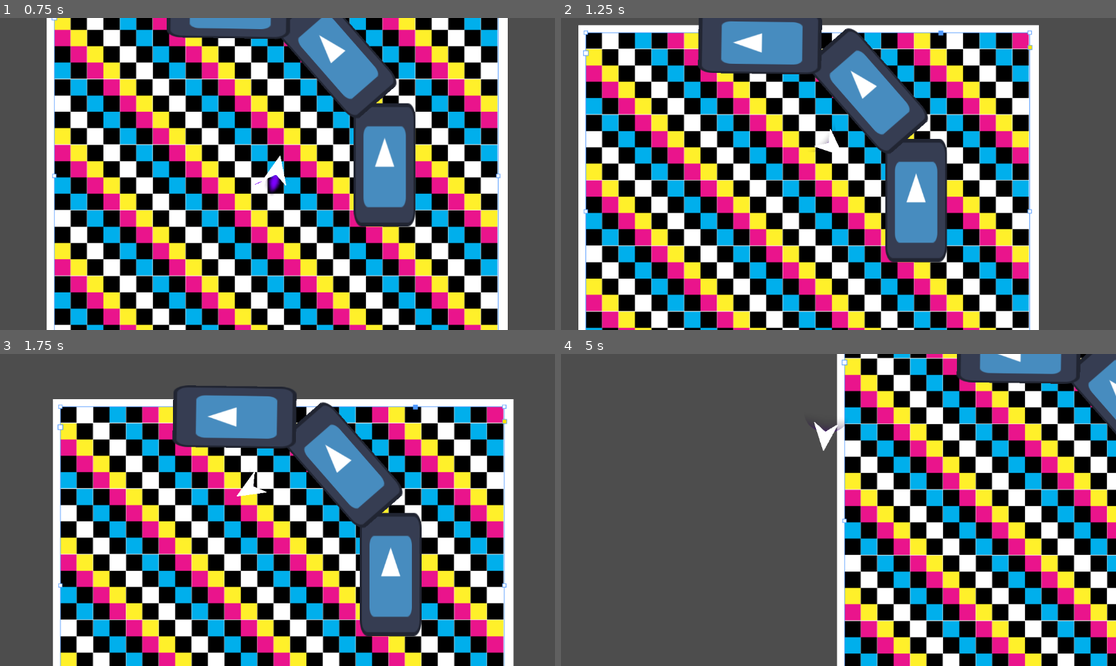
Above: before the commit, frames 1-4 (two rows, left to right).
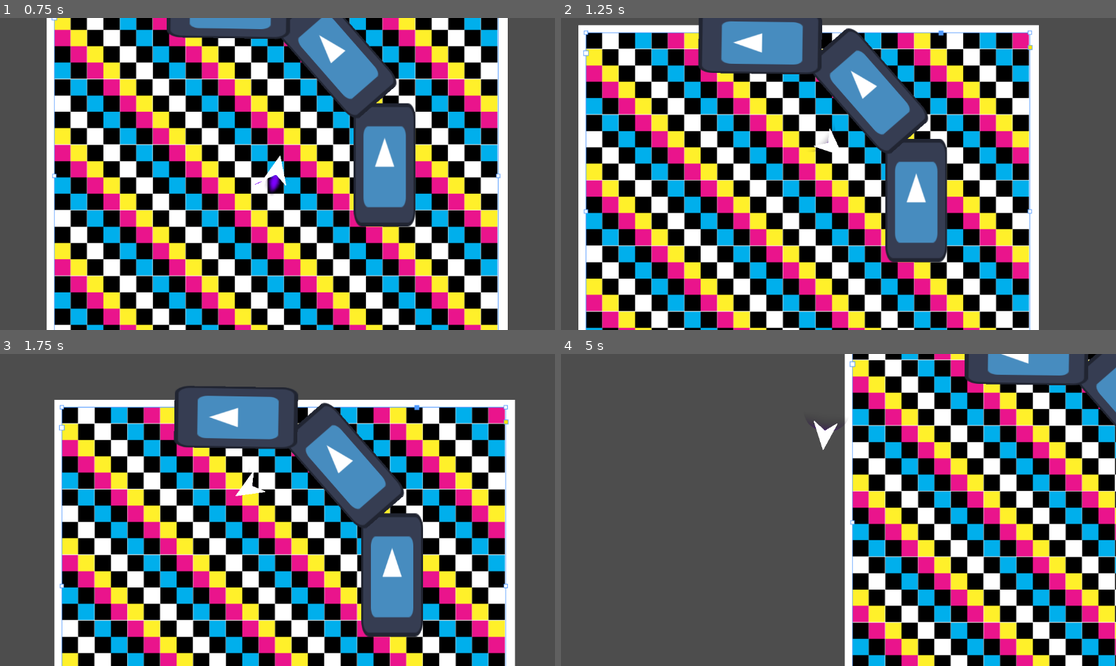
Above: after the commit, the same moments.

Repository: ParadoxArcher/Angle_Advantage
Game: Godot game, scene res://Scenes/GameScene.tscn
The game is run twice, just before and just after one commit, with the same random seed, the same clock (stepped at 60 frames per second) and the same inputs. The engine's default icon, where the game draws it, is replaced by a stand-in: a white triangle on a blue panel in a dark square.
Inputs:
- Up to frame 1 (0.75 s): tap Enter at 0.5 s; hold D (RotateRight) from 0.53 s (still down); hold W (Boost) from 0.53 s (still down)
- Up to frame 2 (1.25 s): keep holding D (RotateRight); keep holding W (Boost); tap Space (Dodge) at 0.8 s
- Up to frame 3 (1.75 s): release D (RotateRight) at 1.28 s; release W (Boost) at 1.28 s; hold S (Back) from 1.28 s (still down); tap Space (Dodge) at 1.35 s; tap W (Boost) at 1.55 s
- Up to frame 4 (5 s): release S (Back) at 2.03 s; hold W (Boost) 2.03-2.78 s; hold D (RotateRight) 2.03-3.53 s; tap Space (Dodge) at 2.3, 2.85, 3.8, 4.35 s; tap W (Boost) at 3.05, 4.55 s; hold W (Boost) 3.53-4.28 s; hold A (RotateLeft) from 3.53 s (still down)

Frame 1 is identical in both runs. In frame 2, 3.4% of the frame differs, in the area x 4-85%, y 3-100%; in frame 3, 15%; in frame 4, 30%, in the area x 44-100%, y 0-100%.

Commit message:
vault backup: 2025-01-26 09:29:54

Diff:
--- a/zProject Files/Godot/Scripts/PlayerScript.gd
+++ b/zProject Files/Godot/Scripts/PlayerScript.gd
@@ -6,20 +6,18 @@
 ## Brake Variables
 @export var BrakeDecelMult = [5.0, 3.0] # {0: SpeedDecelMult, 1: RotaDecelMult}
 
-
-
 ## Boost Variables
 @export var MaxSpeed = 2000
 @export var BoostDecay = [0, .015, .8] # {0: Fluctuating,  1:DecayRate, 2:BoostRelease(cannot be 0)}
-@export var SpeedAccel = [.01, .01] # {0: Fluctuating, 1: Accel} ## Beware WallBoostScale
+@export var SpeedAccel = [.01, .01, .15] # {0: Fluctuating, 1: Accel, 2: DecayLerp} ## Beware WallBoostScale
 @export var SpeedDecel = [.001, .001] # {0: Fluctuating,  1: Decel} ## Beware BrakeDecelMult
 var BoostDir = Vector2(0, 0)
 var AccelRate = 0
 
 ## Rotation Variables
 @export var MaxRota = PI/24
-@export var RotaAccel = [.02, .02] # {0: Fluctuating, 1: BaseRotaAccel} ## Beware DodgeRotaAccel
-@export var RotaDecel = [.01, .01] # {0: Fluctuating, 1: BaseRotaDecel} ## Beware BrakeDecelMult
+@export var RotaAccel = [.02, .02, .1] # {0: Fluctuating, 1: BaseRotaAccel} ## Beware DodgeRotaAccel
+@export var RotaDecel = [.01, .01] # {0: Fluctuating, 1: BaseRotaDecel, 2: DecayLerp} ## Beware BrakeDecelMult
 @export var CounterSteerRate = .35
 var RotaSpeed = 0
 var RotaRate = 0
@@ -27,8 +25,8 @@
 
 #region Advanced Movement Variables
 ##Dodge Variables
-@export var DodgeMaxSpeed = [0.2, .15] # {0: MaxSpeedMultiplier, 1: MaxSpeedDecel}
-@export var DodgeRotaAccel = [4.0, .1] # {0: RotaAccelMult, 1: RotaAccelDecel}
+@export var DodgeSpeed = 1.
+@export var DodgeRotaAccel = 4.
 
 ##Crash && WallBounce Variables
 @export var Bounce = [.4, 1.0] # {0: Minimum, 1: Maximum}
@@ -43,7 +41,6 @@
 @onready var boost_sprite = $VFX/BoostSprite
 @onready var boost_particle = $VFX/BoostParticle
 @export var init_boostParticles = 30
-var BoostAmp = 1 #ready and waiting for wallboost to implement
 @export var BounceVFX = [0, .05] # {0: fluctuating, 1: DecayRate}
 #endregion
 
@@ -101,17 +98,15 @@
 		dodge(Vector2(MoveInput.x, -MoveInput.y).normalized())
 
 	if SpeedAccel[0] != SpeedAccel[1]:
-		SpeedAccel[0] -= clampf((SpeedAccel[0] - SpeedAccel[1] ) * DodgeRotaAccel[1], 0, SpeedAccel[0] - SpeedAccel[1])
+		SpeedAccel[0] -= clampf((SpeedAccel[0] - SpeedAccel[1] ) * SpeedAccel[2], 0, SpeedAccel[0] - SpeedAccel[1])
 	if RotaAccel[0] != RotaAccel[1]:
-		RotaAccel[0] -= clampf((RotaAccel[0] - RotaAccel[1] ) * DodgeRotaAccel[1], 0, RotaAccel[0] - RotaAccel[1])
+		RotaAccel[0] -= clampf((RotaAccel[0] - RotaAccel[1] ) * RotaAccel[2], 0, RotaAccel[0] - RotaAccel[1])
 	#endregion
 
 	#region Transform
 	RotaSpeed = lerpf(RotaSpeed, MoveInput.x * MaxRota, clampf(RotaRate, 0, 1)) # Rotation Acceleration
 	rotate(RotaSpeed)
 
-	print(SpeedAccel[0])
-	print(velocity.length())
 	velocity = lerp(velocity, velocity.normalized(), SpeedDecel[0]) # Momentum
 	velocity = lerp(velocity, BoostDir * MaxSpeed, SpeedAccel[0]) # Acceleration
 
@@ -192,12 +187,11 @@
 	BoostDir = Vector2(0,0)
 	BoostDecay[0] = 0
 
-	RotaAccel[0] += RotaAccel[1] * DodgeRotaAccel[0]
+	RotaAccel[0] += RotaAccel[1] * DodgeRotaAccel
 
 	if DodgeDir.normalized().is_zero_approx():
 		DodgeDir = Vector2(0,-1)
-	velocity = MaxSpeed * DodgeDir.rotated(rotation + PI/2)
+	velocity = MaxSpeed * DodgeSpeed * DodgeDir.rotated(rotation + PI/2)
 
 func _on_wall_boost_detection_wall_boosting(TotalBoost):
 	SpeedAccel[0] = TotalBoost * SpeedAccel[1]
-	print(TotalBoost)
Not shown, changed: .obsidian/workspace.json
Not shown, added: DevNotes/Player/Dodge.md
Not shown, changed: DevNotes/Player/Movement/Brakes.md
Not shown, changed: DevNotes/Player/Movement/Rotation.md
Not shown, changed: DevNotes/Player/Player.md
Not shown, changed: DevNotes/ToDoList.md
